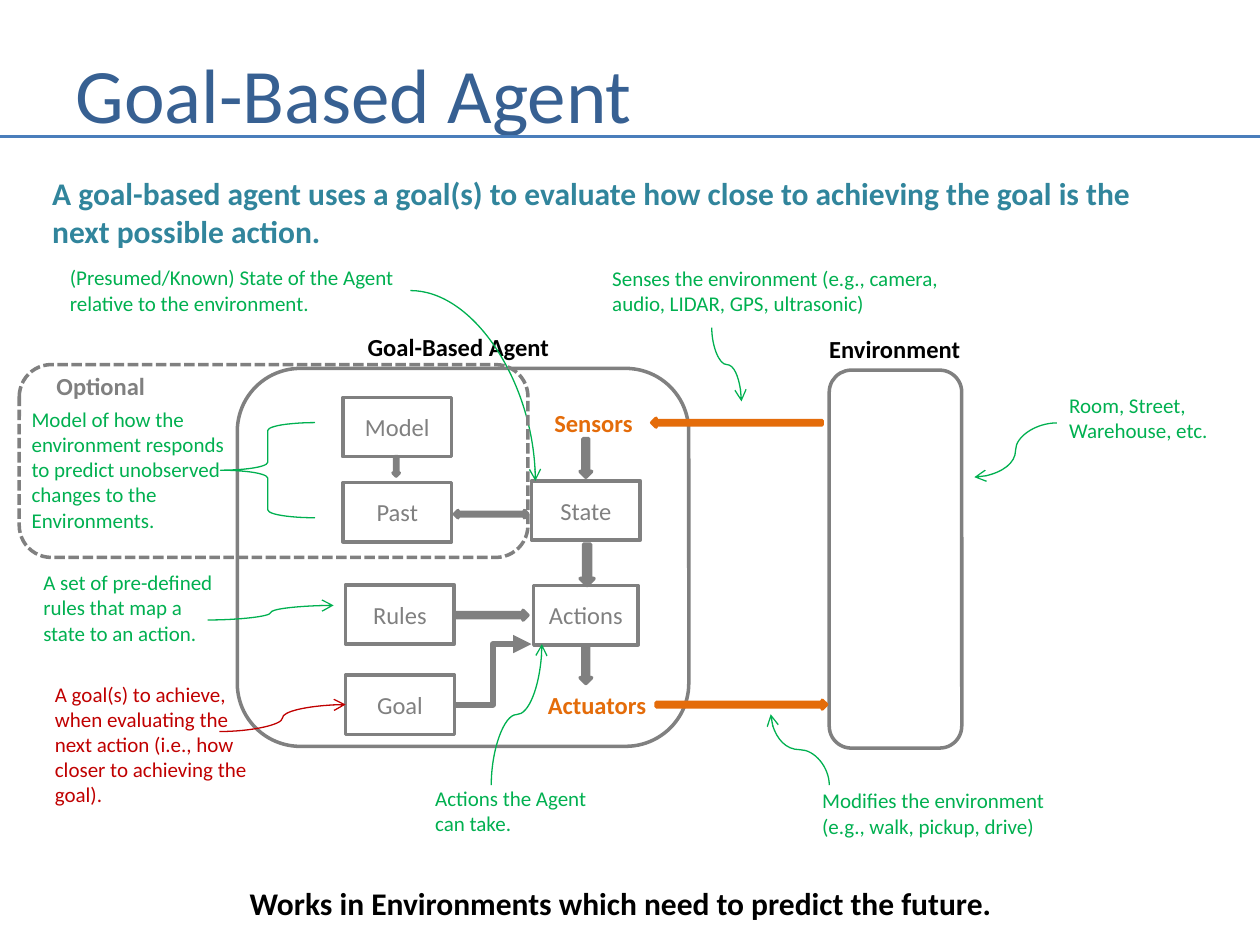
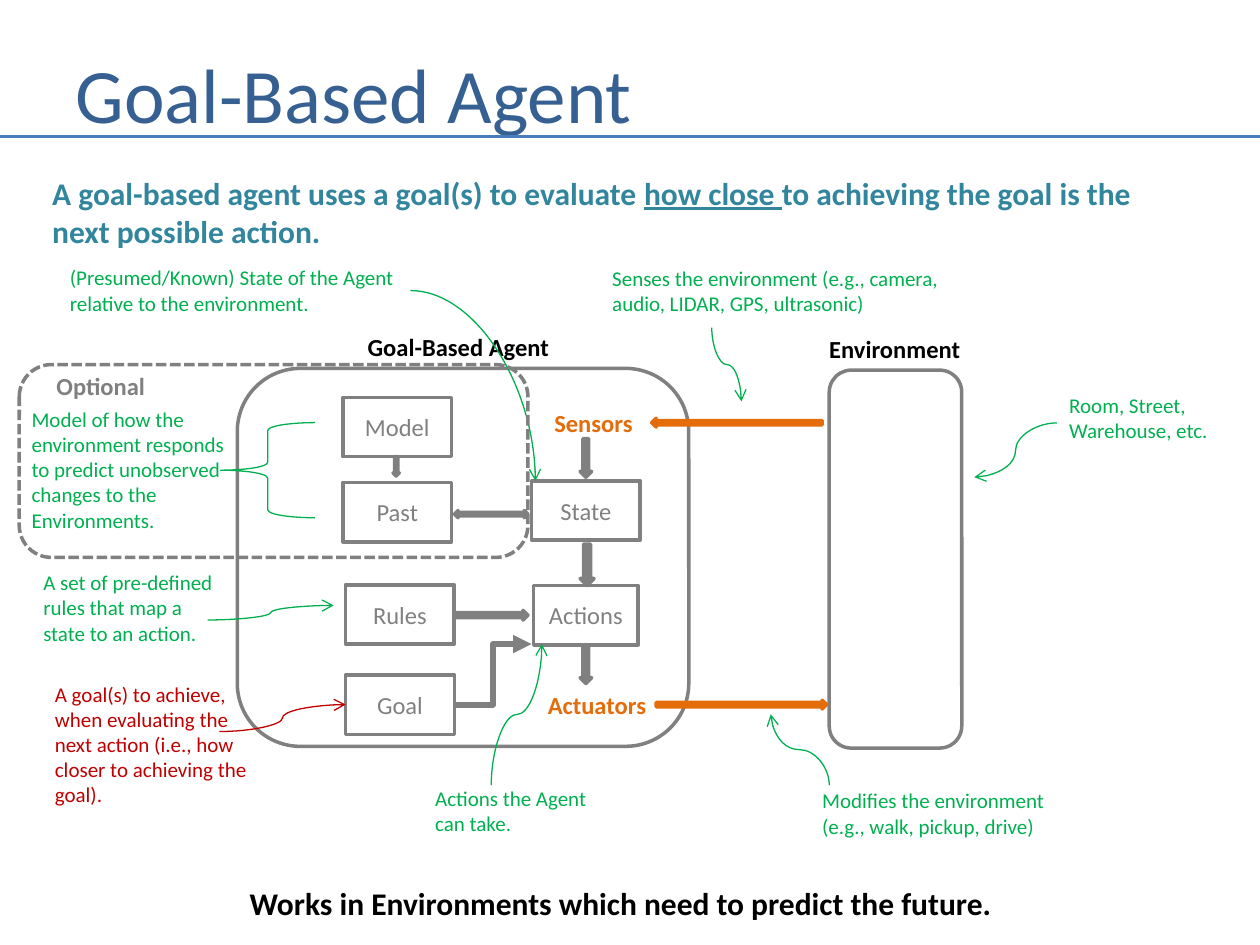
Before and after one commit to andrewferlitsch/Portland-Data-Science-Group, a slide deck: slide 7 of Presentations/AI - Agents.pptx. Drawn at 1260x945 pixels with LibreOffice and Linux fonts; fonts in the diff are those of the drawing. Boxes give left, top, right and bottom in pixels: in the first picture for what was removed or moved away, otherwise in the second. Text is boxed around its words. In the diff, an @@ line names an element or a change of style, - is before the commit and + after.

```diff
--- a/Presentations/AI - Agents.pptx
+++ b/Presentations/AI - Agents.pptx
@@ text "A goal-based agent uses a ..." at [52, 182, 1131, 248]: underline on in "how close" @@
```
Also in this commit, not shown: 1 other slide changed, 2 other files.
